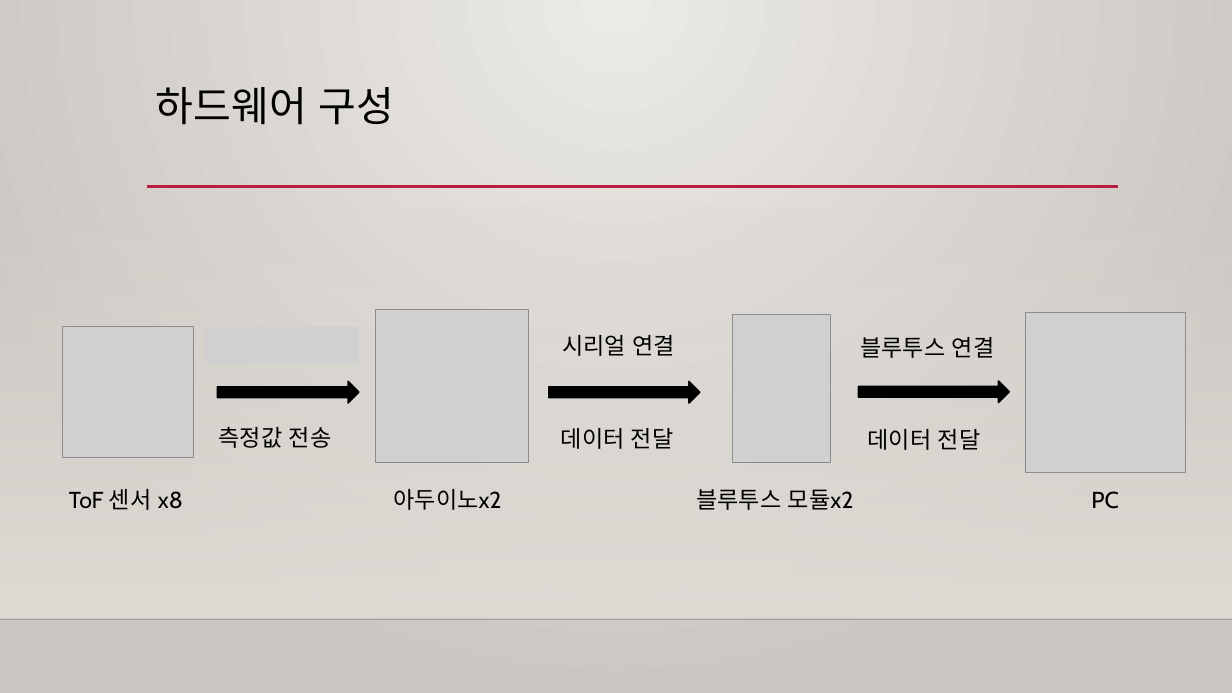
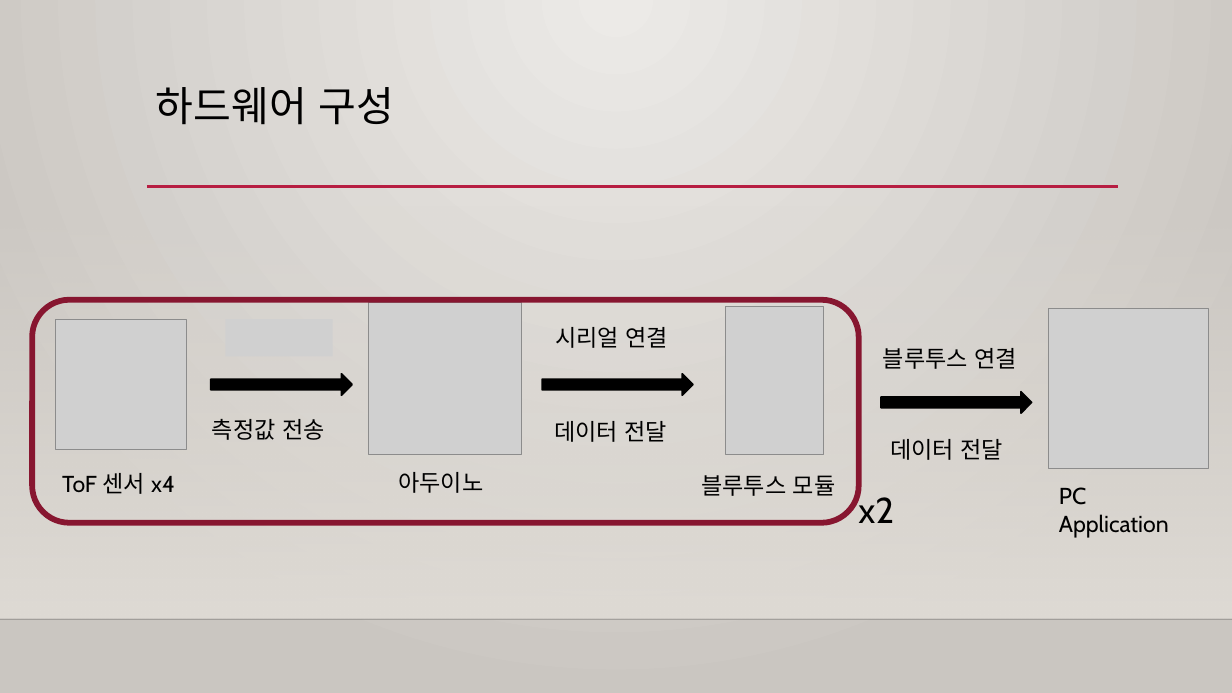
Before and after one commit to Capstone-Design/Documents, a slide deck: slide 3 of 캡스톤디자인발표 17.10.19.pptx. Drawn at 1232x693 pixels with LibreOffice and Linux fonts; fonts in the diff are those of the drawing; grey boxes stand for pictures; background and template pictures are left out. Boxes give left, top, right and bottom in pixels: in the first picture for what was removed or moved away, otherwise in the second. Text is boxed around its words. In the diff, an @@ line names an element or a change of style, - is before the commit and + after.

```diff
--- a/캡스톤디자인발표 17.10.19.pptx
+++ b/캡스톤디자인발표 17.10.19.pptx
@@ rounded rectangle added at (32, 299, 860, 522), outline #871631 4.5 pt @@
@@ picture: place and size @@
-picture at (63, 327, 194, 458)
+picture at (55, 319, 187, 450)
@@ text "시리얼 연결": place and size @@
-text "시리얼 연결" at (562, 335, 675, 356)
+text "시리얼 연결" at (555, 327, 669, 348)
@@ picture: place and size @@
-picture at (733, 314, 831, 462)
+picture at (726, 307, 823, 455)
@@ picture: place and size @@
-picture at (1026, 312, 1187, 473)
+picture at (1049, 309, 1210, 470)
@@ text "블루투스 연결": place and size @@
-text "블루투스 연결" at (860, 337, 995, 358)
+text "블루투스 연결" at (883, 348, 1017, 369)
@@ 2 right arrows, 1 picture, 1 text: place and size @@
-2 right arrows, 1 picture, 1 text at (217, 310, 700, 462)
+2 right arrows, 1 picture, 1 text at (211, 302, 693, 455)
@@ text "측정값 전송": place and size @@
-text "측정값 전송" at (219, 427, 332, 448)
+text "측정값 전송" at (212, 419, 325, 440)
@@ right arrow: place and size @@
-right arrow at (859, 381, 1009, 402)
+right arrow at (881, 392, 1031, 413)
@@ text "데이터 전달": place and size @@
-text "데이터 전달" at (868, 429, 981, 450)
+text "데이터 전달" at (890, 439, 1003, 460)
@@ text at (62, 473, 175, 494): text changed @@
-ToF 센서 x8
+ToF 센서 x4
@@ text at (398, 472, 483, 493): text changed @@
-아두이노x2
+아두이노
@@ text at (701, 475, 836, 496): text changed @@
-블루투스 모듈x2
+블루투스 모듈
@@ text added at (858, 493, 894, 523), 28 pt, text #000000 @@
+x2
@@ text at (1059, 487, 1169, 538): text changed @@
-PC
+PC Application
```
Also in this commit, not shown: 9 other slides changed, 4 slides added.
